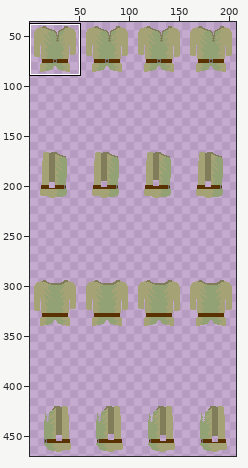
Sprite sheet: assets/playerCustom/clothingTop/tunicNatural.png. Above: a wide view before the commit, with the close-up outlined.
Close-up. Before the commit:
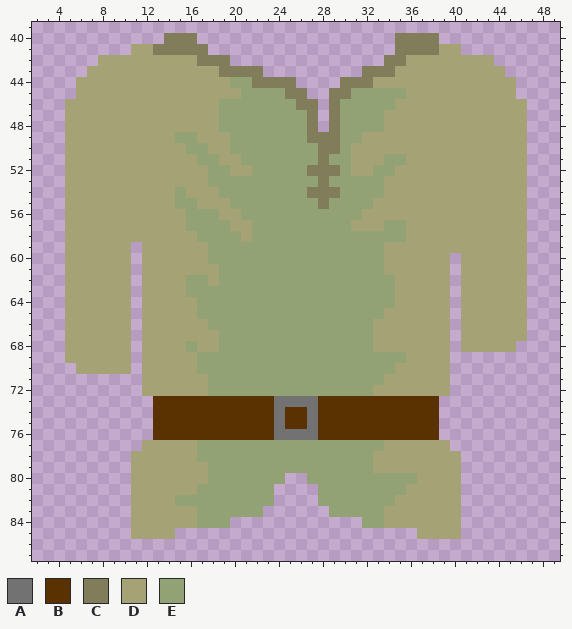
The file is 208x507 pixels. Colours within 5 levels of each other are drawn and written as one. Shown: x 2..49, y 39..87. The wide view leaves out empty margins. The commit also changed other parts of the picture, which this record leaves out.
Palette (. is transparent): A #727272  B #5a3100  C #817d5a  D #a5a275  E #92a275
Pixels before, first column x 5:
40 .........CCC..................CCCC........
41 ......DDCCCCC.................CCCCDD......
42 ...DDDDDDDDDCCC..............CCDDDDDDDD...
43 ..DDDDDDDDDDDDCCCC.........CCCDDDDDDDDDD..
44 .DDDDDDDDDDDDDDEECCCC....CCCDDDDDDDDDDDDD.
45 .DDDDDDDDDDDDDDDEEEECC..CCEEEEEDDDDDDDDDD.
46 DDDDDDDDDDDDDDEEEEEEECC.CEEEEEDDDDDDDDDDDD
47 DDDDDDDDDDDDDDEEEEEEEEC.CEEEEDDDDDDDDDDDDD
48 DDDDDDDDDDDDDDEEEEEEEEC.CEEEEDDDDDDDDDDDDD
49 DDDDDDDDDDEEDDDEEEEEEECCCEEDDDDDDDDDDDDDDD
50 DDDDDDDDDDDEEDDEEEEEEEECCEDDDDDDDDDDDDDDDD
51 DDDDDDDDDDDDEEDDEEEEEEECEEDDDEEDDDDDDDDDDD
52 DDDDDDDDDDDDDEEDDEEEEECCCEDDEEDDDDDDDDDDDD
53 DDDDDDDDDDDDDEEEEEEEEEECEEEEEDDDDDDDDDDDDD
54 DDDDDDDDDDEDDDEEEEEEEECCCEEEEDDDDDDDDDDDDD
55 DDDDDDDDDDEEDDDEEEEEEEECEEEEDDDDDDDDDDDDDD
56 DDDDDDDDDDDEEEDDEEEEEEEEEEEDDDDDDDDDDDDDDD
57 DDDDDDDDDDDEEEEDDEEEEEEEEEDDDEEDDDDDDDDDDD
58 DDDDDDDDDDDDEEEEDEEEEEEEEEEEEEEDDDDDDDDDDD
59 DDDDDD.DDDDDDEEEEEEEEEEEEEEEEDDDDDDDDDDDDD
60 DDDDDD.DDDDDDEEEEEEEEEEEEEEEEDDDDDD.DDDDDD
61 DDDDDD.DDDDDDDEEEEEEEEEEEEEEEDDDDDD.DDDDDD
62 DDDDDD.DDDDEEDEEEEEEEEEEEEEEEEDDDDD.DDDDDD
63 DDDDDD.DDDDEEEEEEEEEEEEEEEEEEEDDDDD.DDDDDD
64 DDDDDD.DDDDDEEEEEEEEEEEEEEEEEEDDDDD.DDDDDD
65 DDDDDD.DDDDDEEEEEEEEEEEEEEEEEDDDDDD.DDDDDD
66 DDDDDD.DDDDDDEEEEEEEEEEEEEEEDDDDDDD.DDDDDD
67 DDDDDD.DDDDDDDEEEEEEEEEEEEEEDDDDDDD.DDDDDD
68 DDDDDD.DDDDEDDEEEEEEEEEEEEEEDDDDDDD.DDDDD.
69 DDDDDD.DDDDDEEEEEEEEEEEEEEEEEEEDDDD.......
70 .DDDDD.DDDDDEEEEEEEEEEEEEEEEEEDDDDD.......
71 .......DDDDDDEEEEEEEEEEEEEEEEDDDDDD.......
72 .......DDDDDDEEEEEEEEEEEEEEEDDDDDDD.......
73 ........BBBBBBBBBBBAAAABBBBBBBBBBB........
74 ........BBBBBBBBBBBABBABBBBBBBBBBB........
75 ........BBBBBBBBBBBABBABBBBBBBBBBB........
76 ........BBBBBBBBBBBAAAABBBBBBBBBBB........
77 .......DDDDDEEEEEEEEEEEEEEEEEDDDDDD.......
78 ......DDDDDDEEEEEEEEEEEEEEEEDDDDDDDD......
79 ......DDDDDDDEEEEEEEEEEEEEEEDDDDDDDD......
80 ......DDDDDDDEEEEEEE..EEEEEEEEEEDDDD......
81 ......DDDDDDEEEEEEE....EEEEEEEEDDDDD......
82 ......DDDDEEEEEEEEE....EEEEEEEDDDDDD......
83 ......DDDDDDEEEEEE......EEEEEDDDDDDD......
84 ......DDDDDDEEE............EEDDDDDDD......
85 ......DDDD......................DDDD......
The result:
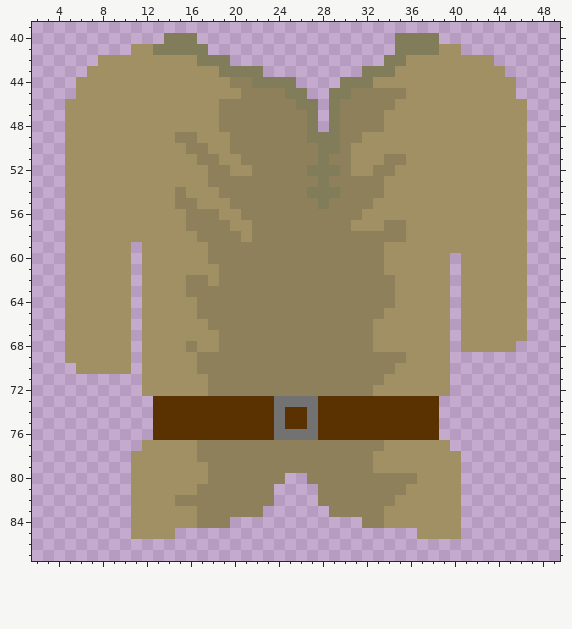
Difference:
colour D: #a5a275 -> #a09063
colour E: #92a275 -> #8e805b
Pixel boxes of the changes (left, top, right, bottom) in both close-ups:
changed: (65, 44, 527, 539)
